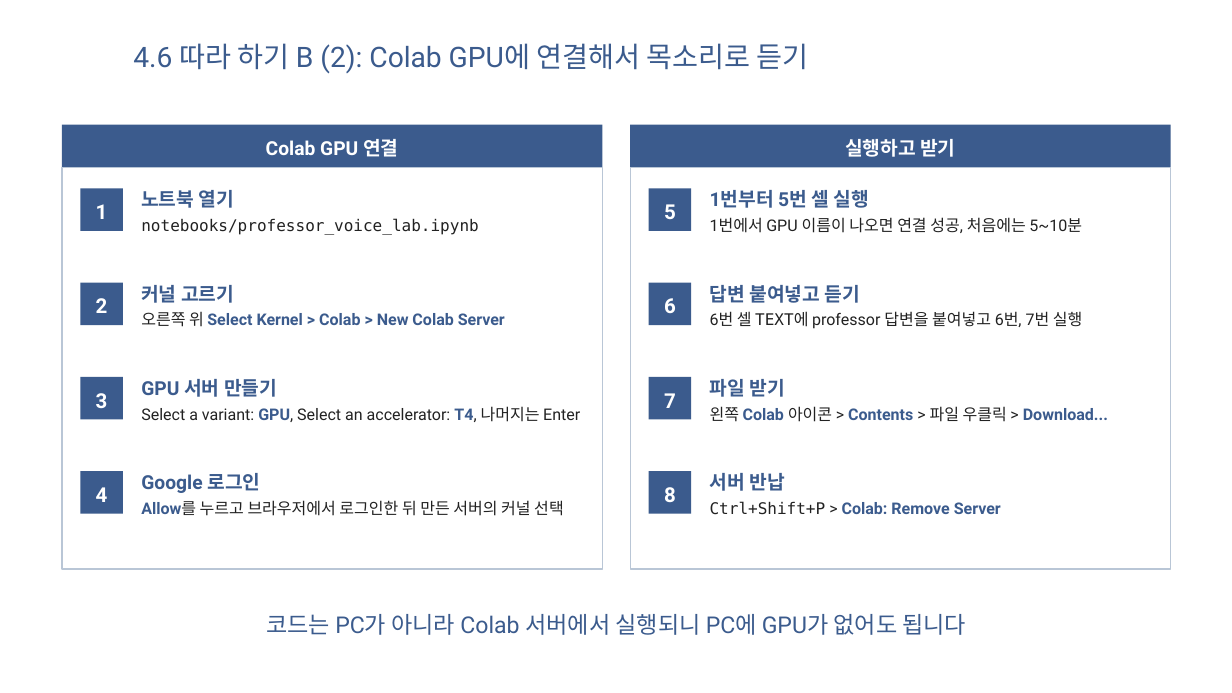
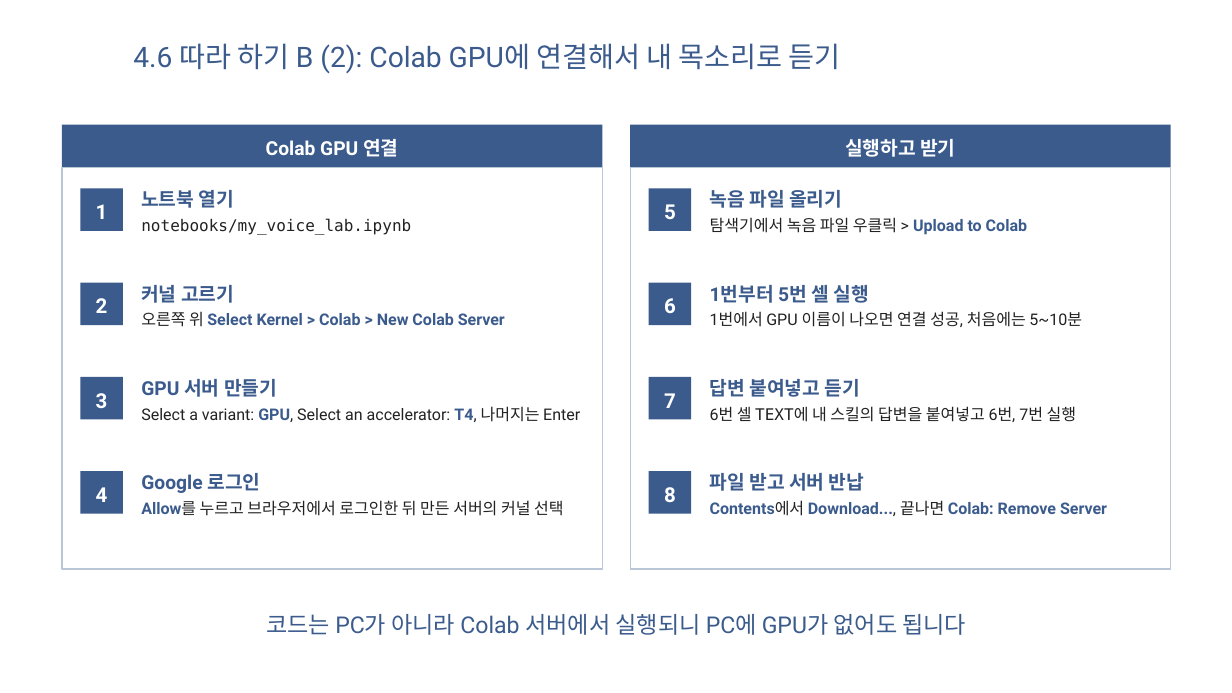
Before and after one commit to jumincho/AI-JBNU-2026, a slide deck: slide 57 of AI-JBNU-2026-jumincho.pptx. Drawn at 1232x693 pixels with LibreOffice and Linux fonts; fonts in the diff are those of the drawing; background and template pictures are left out. Boxes give left, top, right and bottom in pixels: in the first picture for what was removed or moved away, otherwise in the second. Text is boxed around its words. In the diff, an @@ line names an element or a change of style, - is before the commit and + after.

```diff
--- a/AI-JBNU-2026-jumincho.pptx
+++ b/AI-JBNU-2026-jumincho.pptx
@@ title at (133, 43, 841, 74): text changed @@
-4.6 따라 하기 B (2): Colab GPU에 연결해서 목소리로 듣기
+4.6 따라 하기 B (2): Colab GPU에 연결해서 내 목소리로 듣기
@@ text added at (710, 190, 1027, 235), 12.5 pt, text #3B5B8D, bold @@
+녹음 파일 올리기
+탐색기에서 녹음 파일 우클릭 > Upload to Colab
@@ text at (141, 218, 411, 235): text changed @@
-notebooks/professor_voice_lab.ipynb
+notebooks/my_voice_lab.ipynb
@@ text "1번부터 5번 셀 실행": place and size @@
-text "1번부터 5번 셀 실행" at (710, 190, 1082, 233)
+text "1번부터 5번 셀 실행" at (710, 285, 1082, 327)
@@ text removed at (710, 285, 1082, 329) @@
-답변 붙여넣고 듣기
-6번 셀 TEXT에 professor 답변을 붙여넣고 6번, 7번 실행
@@ text at (710, 379, 1076, 422): text changed; text colour #3B5B8D to #222222; bold off @@
-파일 받기
-왼쪽 Colab 아이콘 > Contents > 파일 우클릭 > Download...
+답변 붙여넣고 듣기
+6번 셀 TEXT에 내 스킬의 답변을 붙여넣고 6번, 7번 실행
@@ text at (710, 473, 1107, 516): text changed @@
-서버 반납
-Ctrl+Shift+P > Colab: Remove Server
+파일 받고 서버 반납
+Contents에서 Download..., 끝나면 Colab: Remove Server
```
Also in this commit, not shown: 7 other slides changed, 6 other files.
